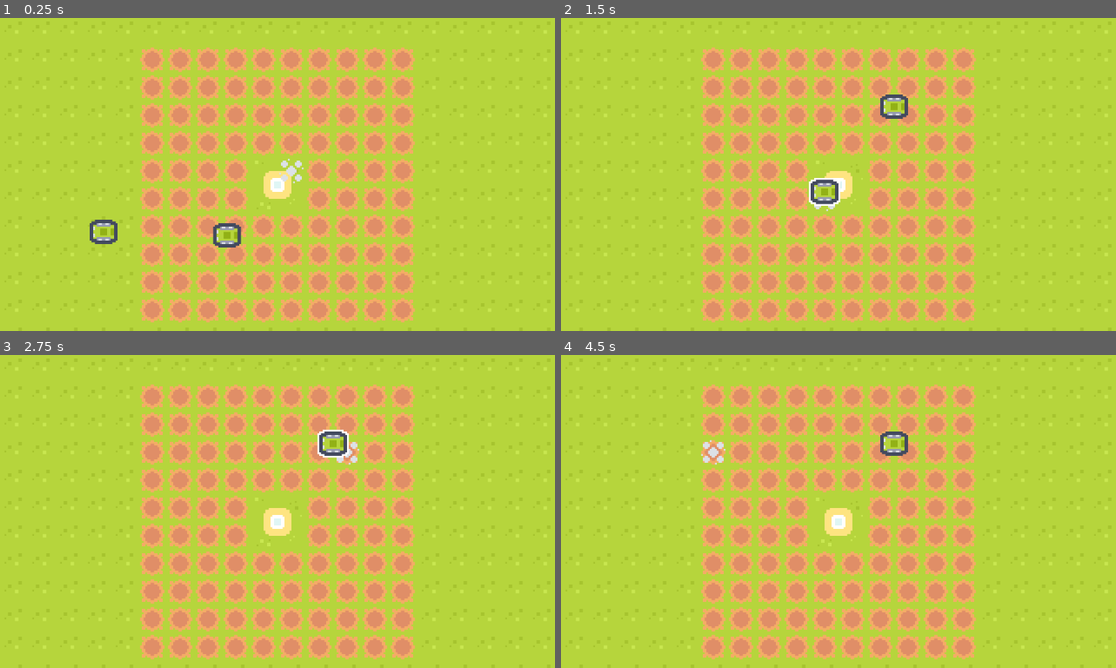
Above: before the commit, frames 1-4 (two rows, left to right).
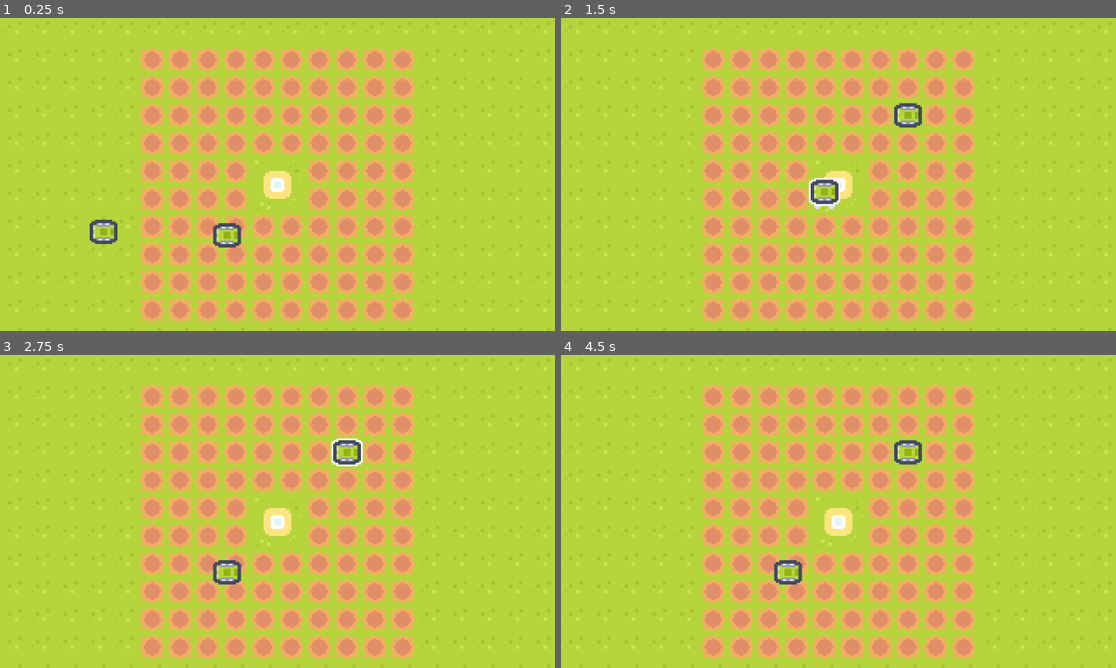
Above: after the commit, the same moments.

Repository: Deathofmatrix/rootcall
Game: Godot game, scene res://world/arena.tscn
Same seed, same stepped clock (60 frames per second), same inputs: the game is played once before the commit and once after it.
Inputs (mouse positions are in pixels of both pictures, inside the frame that each line leads up to):
- Up to frame 1 (0.25 s): no input
- Up to frame 2 (1.5 s): tap Enter at 0.5 s; drag from (666, 230) to (894, 105) at 0.52 s; drag from (788, 233) to (894, 105) at 1.27 s
- Up to frame 3 (2.75 s): move the mouse to (333, 442) at 2.02 s; press the mouse at (333, 442) at 2.03 s
- Up to frame 4 (4.5 s): release the mouse at (894, 442) at 2.75 s; tap Space at 2.75, 4.25 s; drag from (810, 574) to (894, 442) at 2.77 s; tap Enter at 3.5 s; move the mouse to (1005, 558) at 3.52 s; press the mouse at (1005, 558) at 3.53 s; release the mouse at (1005, 558) at 4.25 s; drag from (672, 464) to (755, 433) at 4.27 s

The runs differ from the first frame. In frame 1, 0.2% of the frame differs, in the area x 50-55%, y 44-53%; in frame 2, 0.6%; in frame 3, 1.0%, in the area x 38-66%, y 23-74%; in frame 4, 1.0%.

Commit message:
Finish UnitMover and snapping

Diff:
--- a/common/components/drag_and_drop.gd
+++ b/common/components/drag_and_drop.gd
@@ -1,7 +1,7 @@
 class_name DragAndDrop
 extends Node
 
-signal drag_cancelled(starting_position: Vector2)
+signal drag_canceled(starting_position: Vector2)
 signal drag_started
 signal dropped(starting_position: Vector2)
 
@@ -37,7 +37,7 @@
 
 func _cancel_dragging() -> void:
 	_end_dragging()
-	drag_cancelled.emit(starting_position)
+	drag_canceled.emit(starting_position)
 
 
 func _start_dragging() -> void:
--- a/common/components/unit_grid.gd
+++ b/common/components/unit_grid.gd
@@ -16,6 +16,16 @@
 
 func add_unit(tile: Vector2i, unit: Node) -> void:
 	units[tile] = unit
+	unit_grid_changed.emit()
+
+
+func remove_unit(tile: Vector2i) -> void:
+	var unit := units[tile] as Node
+
+	if not unit:
+		return
+
+	units[tile] = null
 	unit_grid_changed.emit()
 
 
--- a/common/components/unit_mover.gd
+++ b/common/components/unit_mover.gd
@@ -4,7 +4,25 @@
 @export var play_areas: Array[PlayArea]
 
 
-func _get_play_area_for_positioning(global: Vector2) -> int:
+func _ready() -> void:
+	print("unit mover ready")
+	var units := get_tree().get_nodes_in_group("units")
+	for unit: Unit in units:
+		setup_unit(unit)
+
+
+func setup_unit(unit: Unit) -> void:
+	unit.drag_and_drop.drag_started.connect(_on_unit_drag_started.bind(unit))
+	unit.drag_and_drop.drag_canceled.connect(_on_unit_drag_canceled.bind(unit))
+	unit.drag_and_drop.dropped.connect(_on_unit_dropped.bind(unit))
+
+
+func _set_highlighters(enabled: bool) -> void:
+	for play_area: PlayArea in play_areas:
+		play_area.tile_highlighter.enabled = enabled
+
+
+func _get_play_area_for_position(global: Vector2) -> int:
 	var dropped_area_index := -1
 
 	for i in play_areas.size():
@@ -16,7 +34,7 @@
 
 
 func _reset_unit_to_starting_position(starting_position: Vector2, unit: Unit) -> void:
-	var i := _get_play_area_for_positioning(starting_position)
+	var i := _get_play_area_for_position(starting_position)
 	var tile := play_areas[i].get_tile_from_global(starting_position)
 
 	unit.reset_after_dragging(starting_position)
@@ -27,3 +45,39 @@
 	play_area.unit_grid.add_unit(tile, unit)
 	unit.global_position = play_area.get_global_from_tile(tile) - Arena.HALF_CELL_SIZE
 	unit.reparent(play_area.unit_grid)
+
+
+func _on_unit_drag_started(unit: Unit) -> void:
+	_set_highlighters(true)
+
+	var i := _get_play_area_for_position(unit.global_position)
+	if i > -1:
+		var tile := play_areas[i].get_tile_from_global(unit.global_position)
+		play_areas[i].unit_grid.remove_unit(tile)
+
+
+func _on_unit_drag_canceled(starting_position: Vector2, unit: Unit) -> void:
+	_set_highlighters(false)
+	_reset_unit_to_starting_position(starting_position, unit)
+
+
+func _on_unit_dropped(starting_position: Vector2, unit: Unit) -> void:
+	_set_highlighters(false)
+
+	var old_area_index := _get_play_area_for_position(starting_position)
+	var drop_area_index := _get_play_area_for_position(unit.get_global_mouse_position())
+
+	if drop_area_index == -1:
+		_reset_unit_to_starting_position(starting_position, unit)
+		return
+
+	var old_area := play_areas[old_area_index]
+	var old_tile := old_area.get_tile_from_global(starting_position)
+	var new_area := play_areas[drop_area_index]
+	var new_tile := new_area.get_hovered_tile()
+
+	if new_area.unit_grid.is_tile_occupied(new_tile):
+		_reset_unit_to_starting_position(starting_position, unit)
+		return
+
+	_move_unit(unit, new_area, new_tile)
--- a/common/components/stats_component.gd
+++ b/common/components/unit_stats.gd
@@ -1,4 +1,4 @@
-class_name StatsComponent
+class_name UnitStats
 extends Resource
 
 signal health_changed()
--- a/data/attack_plant.tres
+++ b/data/attack_plant.tres
@@ -1,6 +1,6 @@
 [gd_resource type="Resource" script_class="StatsComponent" load_steps=2 format=3 uid="uid://cme645v1t2rfx"]
 
-[ext_resource type="Script" uid="uid://cxxcn87qxkemb" path="res://common/components/stats_component.gd" id="1_2mwdo"]
+[ext_resource type="Script" uid="uid://cxxcn87qxkemb" path="res://common/components/unit_stats.gd" id="1_2mwdo"]
 
 [resource]
 script = ExtResource("1_2mwdo")
--- a/entities/plants/unit.gd
+++ b/entities/plants/unit.gd
@@ -1,21 +1,51 @@
 class_name Unit
 extends Area2D
 
-@export var stats: StatsComponent
+@export var stats: UnitStats
 
 @onready var drag_and_drop: DragAndDrop = $DragAndDrop
 @onready var outline_highlighter: OutlineHighlighter = $OutlineHighlighter
+
+
+func _ready() -> void:
+	print(name, " ready")
+	if not Engine.is_editor_hint():
+		drag_and_drop.drag_started.connect(_on_drag_started)
+		drag_and_drop.drag_canceled.connect(_on_drag_canceled)
+
+
+func set_stats(value: UnitStats) -> void:
+	stats = value
+
+	if value == null:
+		return
+
+	if not is_node_ready():
+		await ready
+
+	pass
 
 
 func reset_after_dragging(starting_position: Vector2) -> void:
 	#velocity_based_rotation.enabled = false
 	global_position = starting_position
 
+
+func _on_drag_started() -> void:
+	#velocity_based_rotation.enabled = true
+	pass
+
+
+func _on_drag_canceled(starting_position: Vector2) -> void:
+	reset_after_dragging(starting_position)
+
+
 func _on_mouse_entered() -> void:
 	if drag_and_drop.dragging:
 		return
 
 	outline_highlighter.highlight()
+	z_index = 1
 
 
 func _on_mouse_exited() -> void:
@@ -23,3 +53,4 @@
 		return
 
 	outline_highlighter.clear_highlight()
+	z_index = 0
--- a/entities/plants/unit.tscn
+++ b/entities/plants/unit.tscn
@@ -16,7 +16,7 @@
 [sub_resource type="RectangleShape2D" id="RectangleShape2D_w1p1s"]
 size = Vector2(16, 16)
 
-[node name="Unit" type="Area2D"]
+[node name="Unit" type="Area2D" groups=["units"]]
 script = ExtResource("1_tvn35")
 stats = ExtResource("2_lk3vj")
 metadata/_edit_group_ = true
--- a/world/arena.tscn
+++ b/world/arena.tscn
@@ -278,13 +278,20 @@
 
 [node name="Walls" type="TileMapLayer" parent="Visuals"]
 
-[node name="GameArea" type="TileMapLayer" parent="." node_paths=PackedStringArray("unit_grid")]
+[node name="GameArea" type="TileMapLayer" parent="." node_paths=PackedStringArray("unit_grid", "tile_highlighter")]
 position = Vector2(80, 16)
 tile_map_data = PackedByteArray("AAAAAAAAAAADAAkAAAABAAAAAAADAAkAAAACAAAAAAADAAkAAAADAAAAAAADAAkAAAAEAAAAAAADAAkAAAAFAA …(1520 unchanged characters)…
 tile_set = SubResource("TileSet_4717r")
 script = ExtResource("4_p32ii")
 unit_grid = NodePath("ArenaUnitGrid")
+tile_highlighter = NodePath("TileHighlighter")
 metadata/_edit_lock_ = true
+
+[node name="Plant" parent="GameArea" instance=ExtResource("4_xryg2")]
+position = Vector2(-28, 99)
+
+[node name="Plant2" parent="GameArea" instance=ExtResource("4_xryg2")]
+position = Vector2(43, 101)
 
 [node name="HighlightLayer" type="TileMapLayer" parent="GameArea"]
 tile_set = SubResource("TileSet_aitls")
@@ -296,6 +303,7 @@
 
 [node name="TileHighlighter" type="Node" parent="GameArea" node_paths=PackedStringArray("play_area", "highlight_layer")]
 script = ExtResource("6_oc064")
+enabled = false
 play_area = NodePath("..")
 highlight_layer = NodePath("../HighlightLayer")
 tile = Vector2i(8, 0)
@@ -305,9 +313,3 @@
 script = ExtResource("8_aitls")
 play_areas = [NodePath("../GameArea")]
 metadata/_custom_type_script = "uid://beu37t04qsem7"
-
-[node name="Plant" parent="." instance=ExtResource("4_xryg2")]
-position = Vector2(52, 115)
-
-[node name="Plant2" parent="." instance=ExtResource("4_xryg2")]
-position = Vector2(123, 117)
--- a/world/play_area.gd
+++ b/world/play_area.gd
@@ -2,6 +2,7 @@
 extends TileMapLayer
 
 @export var unit_grid: UnitGrid
+@export var tile_highlighter: TileHighlighter
 
 var bounds: Rect2i
 
Renamed: common/components/stats_component.gd.uid -> common/components/unit_stats.gd.uid
